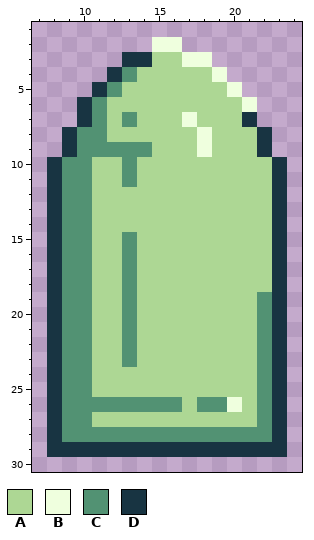
One commit to this pixel-art sprite: public/ricochet/assets/Bullet.png. Above is the file before it was changed.
The file is 32x32 pixels. Shown: x 7..24, y 1..30.
Palette (. is transparent): A #add794  B #efffde  C #529273  D #183442
Pixels before, first column x 8:
 2 .......BB.......
 3 .....DDAABB.....
 4 ....DCAAAAAB....
 5 ...DCAAAAAAAB...
 6 ..DCAAAAAAAAAB..
 7 ..DCACAAABAAAD..
 8 .DCCAAAAAABAAAD.
 9 .DCCCCCAAABAAAD.
10 DCCAACAAAAAAAAAD
11 DCCAACAAAAAAAAAD
12 DCCAAAAAAAAAAAAD
13 DCCAAAAAAAAAAAAD
14 DCCAAAAAAAAAAAAD
15 DCCAACAAAAAAAAAD
16 DCCAACAAAAAAAAAD
17 DCCAACAAAAAAAAAD
18 DCCAACAAAAAAAAAD
19 DCCAACAAAAAAAACD
20 DCCAACAAAAAAAACD
21 DCCAACAAAAAAAACD
22 DCCAACAAAAAAAACD
23 DCCAACAAAAAAAACD
24 DCCAAAAAAAAAAACD
25 DCCAAAAAAAAAAACD
26 DCCCCCCCCACCBACD
27 DCCAAAAAAAAAAACD
28 DCCCCCCCCCCCCCCD
29 DDDDDDDDDDDDDDDD
The result:
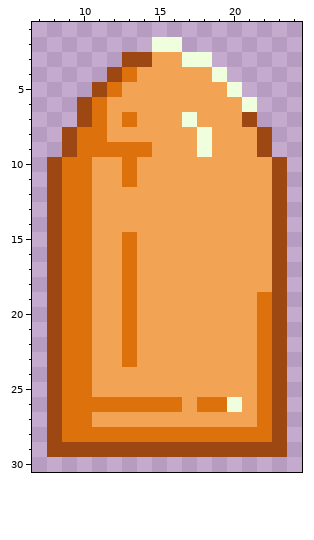
From old to new:
colour A: #add794 -> #f3a354
colour C: #529273 -> #dd720c
colour D: #183442 -> #9d4713
Where, in picture pixels (left, top, right, bottom), the same in both pictures:
changed: (47, 52, 287, 457)
